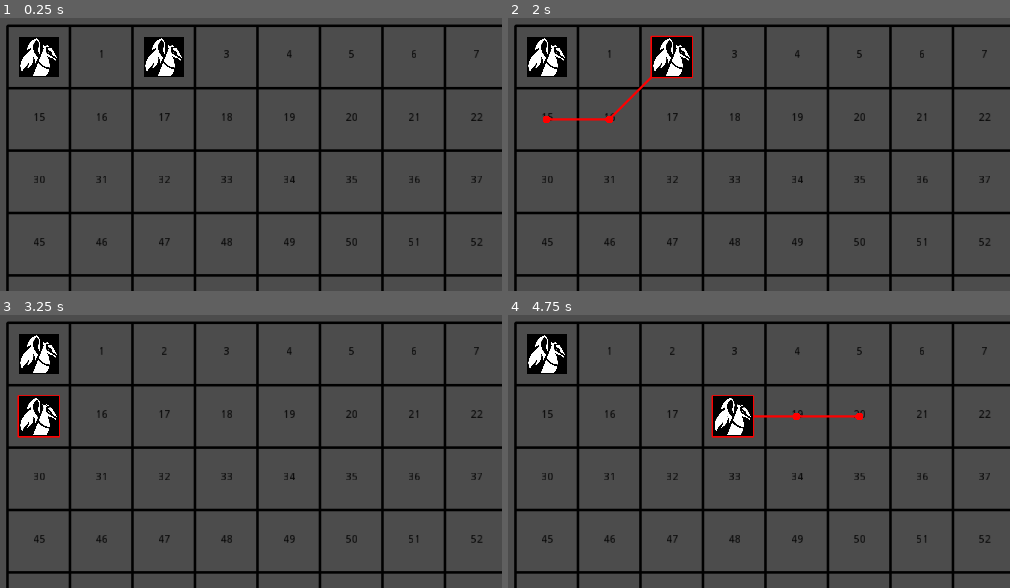
Above: before the commit, frames 1-4 (two rows, left to right).
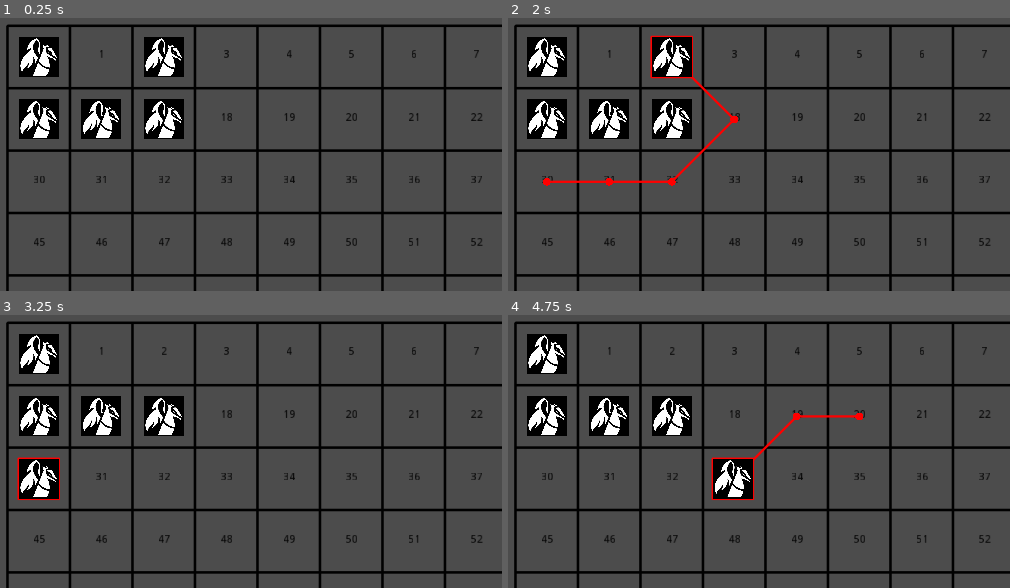
Above: after the commit, the same moments.

Repository: Loregret/godot-turn-based-template
Game: Godot game, scene res://objects/battle/Battle.tscn
Two runs of this game, one before a commit and one after it. Both use one fixed random seed, a clock stepped at 60 frames per second and the inputs below.
Inputs (mouse positions are in pixels of both pictures, inside the frame that each line leads up to):
- Up to frame 1 (0.25 s): no input
- Up to frame 2 (2 s): tap Enter at 0.5 s; drag from (548, 56) to (outside the picture) at 0.52 s; tap Space at 1.25 s; drag from (673, 56) to (568, 151) at 1.27 s
- Up to frame 3 (3.25 s): move the mouse to (outside the picture) at 2.02 s; hold Right (ui_right) 2.03-2.75 s; right-click (outside the picture) at 2.1 s; click (outside the picture) at 2.3 s; drag from (60, 448) to (outside the picture) at 2.77 s
- Up to frame 4 (4.75 s): tap Enter at 3.5 s; move the mouse to (849, 424) at 3.52 s; hold Left (ui_left) 3.53-4.25 s; click (849, 424) at 3.6 s; drag from (outside the picture) to (outside the picture) at 4.27 s

The runs differ from the first frame. In frame 1, 3.5% of the frame differs, in the area x 3-37%, y 29-45%; in frame 2, 4.3%; in frame 3, 3.8%; in frame 4, 6.4%, in the area x 3-58%, y 29-68%.

Commit message:
unit pathfinding update

Diff:
--- a/objects/battle/Battle.tscn
+++ b/objects/battle/Battle.tscn
@@ -14,6 +14,7 @@
 }
 
 [node name="Camera" parent="." instance=ExtResource( 6 )]
+visible = false
 camera_zoom_speed = Vector2( 0.1, 0.1 )
 
 [node name="Grid" type="Node2D" parent="."]
@@ -48,8 +49,26 @@
 grid_path = NodePath("../..")
 index_on_grid = 2
 
+[node name="Unit3" parent="Grid/Units" instance=ExtResource( 5 )]
+position = Vector2( 120, 116 )
+grid_path = NodePath("../..")
+index_on_grid = 16
+
+[node name="Unit5" parent="Grid/Units" instance=ExtResource( 5 )]
+position = Vector2( 186, 121 )
+grid_path = NodePath("../..")
+index_on_grid = 17
+
+[node name="Unit4" parent="Grid/Units" instance=ExtResource( 5 )]
+position = Vector2( 43, 119 )
+grid_path = NodePath("../..")
+index_on_grid = 15
+
 [node name="Pathfinding" type="Node" parent="Grid"]
 script = ExtResource( 4 )
 
 [connection signal="input_event" from="Grid/Units/Unit" to="Grid/Units/Unit" method="_on_Unit_input_event"]
 [connection signal="input_event" from="Grid/Units/Unit2" to="Grid/Units/Unit2" method="_on_Unit_input_event"]
+[connection signal="input_event" from="Grid/Units/Unit3" to="Grid/Units/Unit3" method="_on_Unit_input_event"]
+[connection signal="input_event" from="Grid/Units/Unit5" to="Grid/Units/Unit5" method="_on_Unit_input_event"]
+[connection signal="input_event" from="Grid/Units/Unit4" to="Grid/Units/Unit4" method="_on_Unit_input_event"]
--- a/objects/battle/Unit.tscn
+++ b/objects/battle/Unit.tscn
@@ -12,6 +12,7 @@
 index_on_grid = 34
 
 [node name="CollisionShape2D" type="CollisionShape2D" parent="."]
+self_modulate = Color( 1, 1, 1, 0.427451 )
 shape = SubResource( 1 )
 
 [node name="Sprite" type="Sprite" parent="."]
--- a/objects/battle/grid.gd
+++ b/objects/battle/grid.gd
@@ -24,8 +24,13 @@
 	# Movement
 	if event.is_action_released("LeftClick") and selected_unit != null:
 		var mouse_pos := get_global_mouse_position()
+		var clicked_cell:int = pathfinding.astar.get_closest_point(get_global_mouse_position() - position)
 		if is_within_bounds(mouse_pos) and !selected_unit.is_within_bounds(mouse_pos) and not selected_unit.is_moving:
-			selected_unit.move_to_index(pathfinding.astar.get_closest_point(get_global_mouse_position() - position), true)
+			if selected_unit.is_point_accesible(clicked_cell):
+				## need to check if path is blocked!
+				selected_unit.move_to_index(clicked_cell, true)
+				print(selected_unit, " is moving from ", selected_unit.index_on_grid, " to ", clicked_cell)
+			else: print(selected_unit, " - path is blocked")
 	# Selection
 	elif event.is_action_released("LeftClick") and selected_unit == null:
 		pass
@@ -87,5 +92,6 @@
 
 
 func _on_unit_clicked(unit_ref):
-	print("unit ", unit_ref, " was clicked")
-	selected_unit = unit_ref
+	if selected_unit == null or !selected_unit.is_moving:
+		selected_unit = unit_ref
+		print(unit_ref, " - selected")
--- a/objects/battle/unit.gd
+++ b/objects/battle/unit.gd
@@ -25,7 +25,6 @@
 
 
 func is_within_bounds(pos:Vector2) -> bool:
-	print(pos, ", ", position-rect_shape.extents, ", ", position+rect_shape.extents)
 	if pos.x >= position.x - rect_shape.extents.x and\
 	pos.y >= position.y - rect_shape.extents.y and\
 	pos.x <= position.x + rect_shape.extents.x and\
@@ -33,14 +32,21 @@
 		return true
 	return false
 
-func grid_path_is_valid() -> bool:
+
+func grid_nodepath_is_valid() -> bool:
 	if has_node(grid_path): return true
 	push_error("Unit: invalid grid_path!")
 	return false
 
 
+func is_point_accesible(point:int) -> bool:
+	var path2point = grid.pathfinding.astar.get_point_path(index_on_grid, point)
+	if path2point.size() > 0: return true
+	return false
+
+
 func move_to_index(index:int, play_tween: bool = false) -> void:
-	if !grid_path_is_valid(): return
+	if !grid_nodepath_is_valid(): return
 	if play_tween:
 		is_moving = true
 		path = grid.pathfinding.astar.get_point_path(index_on_grid, index)
